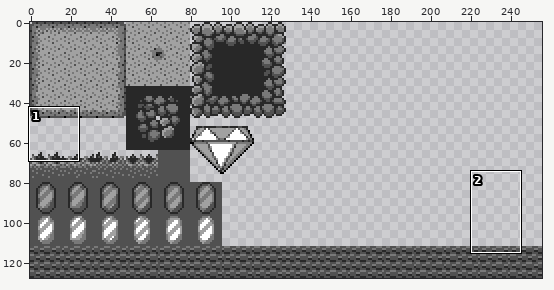
Two versions of one sprite sheet, resources/img/tilesets/beach.png. The first picture is a wide view before the edit; the outline marks the close-up.
Close-up. Old version:
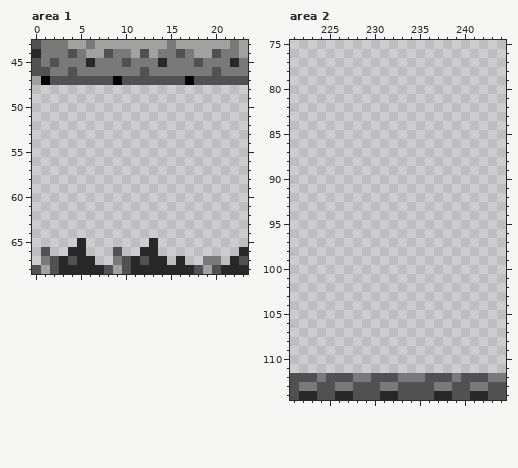
The file is 256x128 pixels. Shown: area 1: x 0..23, y 43..68; area 2: x 221..244, y 75..114. The commit also changed other parts of the picture, which this record leaves out.
After:
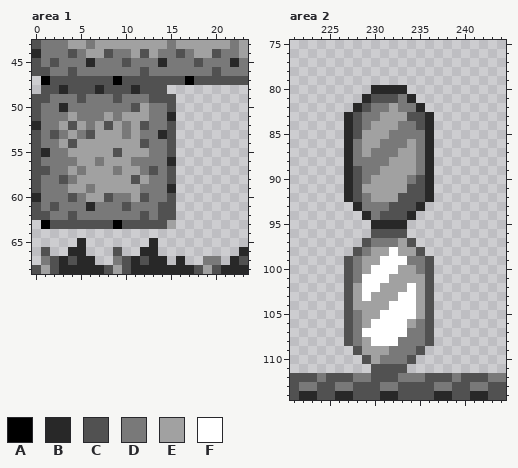
Palette (. is transparent): A #000000  B #282828  C #515151  D #797979  E #a1a1a1  F #ffffff
From old to new:
--- area 1
@@ x 0..23 @@
 46 CCDDCDDDDDDDCDDDDDDDCDDD
-47 EACCCCCCCACCCCCCCACCCCCC
-48 ........................
-49 ........................
-50 ........................
-51 ........................
-52 ........................
-53 ........................
-54 ........................
-55 ........................
-56 ........................
-57 ........................
-58 ........................
-59 ........................
-60 ........................
-61 ........................
-62 ........................
-63 ........................
+47 .ACCCCCCCACCCCCCCACCCCCC
+48 .CCBCCCBCCCBCCC.........
+49 CCDDDCDDDCDDDCCC........
+50 CDDBDDDDDDDCEDDC........
+51 CDDDEDDDEDEEEDDB........
+52 BDDECEDECEDECDDC........
+53 CDCDEDCEEEDEDDBC........
+54 CDDECEEEEEEECDDC........
+55 CBDDEEEEECEEEDDC........
+56 CDDDDEEDEEEDDDDB........
+57 CCDDEDEEEDEEDCDC........
+58 CDDCDEEEEEECEDDC........
+59 CDDDEEDEEEEEDDDB........
+60 BDDDCDEECDDECDDC........
+61 CDCDDDBDDDCDDDCC........
+62 CCDDCDDDDDDDCDCC........
+63 .ACCCCCCCACCCCCE........
 64 ........................
--- area 2
@@ x 225..238 @@
  79 ..............
- 80 ..............
- 81 ..............
- 82 ..............
- 83 ..............
- 84 ..............
- 85 ..............
- 86 ..............
- 87 ..............
- 88 ..............
- 89 ..............
- 90 ..............
- 91 ..............
- 92 ..............
- 93 ..............
- 94 ..............
- 95 ..............
- 96 ..............
- 97 ..............
- 98 ..............
- 99 ..............
-100 ..............
-101 ..............
-102 ..............
-103 ..............
-104 ..............
-105 ..............
-106 ..............
-107 ..............
-108 ..............
-109 ..............
-110 ..............
-111 ..............
+ 80 .....BBBB.....
+ 81 ....BCCCDB....
+ 82 ...BCDDEDDB...
+ 83 ..BCDDEEECCB..
+ 84 ..BCDEEEDDCB..
+ 85 ..BCEEEDDDDB..
+ 86 ..BDEEDDDEDB..
+ 87 ..BDEDDDEEDB..
+ 88 ..BDDDDEEEDB..
+ 89 ..BCDDEEEEDB..
+ 90 ..BCDEEEEDCB..
+ 91 ..BCEEEEECCB..
+ 92 ..BCDEEECCCB..
+ 93 ...BDDDCCCB...
+ 94 ....BDCCCB....
+ 95 .....BBBB.....
+ 96 .....CCCC.....
+ 97 ....CDDDEC....
+ 98 ...CDEEFEEC...
+ 99 ..CDEEFFFDDC..
+100 ..CDEFFFEEDC..
+101 ..CDFFFEEEEC..
+102 ..CEFFEEEFEC..
+103 ..CEFEEEFFEC..
+104 ..CEEEEFFFEC..
+105 ..CDEEFFFFEC..
+106 ..CDEFFFFEDC..
+107 ..CDFFFFFDDC..
+108 ..CDEFFFDDDC..
+109 ...CEEEDDDC...
+110 ....CEDDDC....
+111 .....CCCC.....
 112 CCCDDCCCDDDCCC
